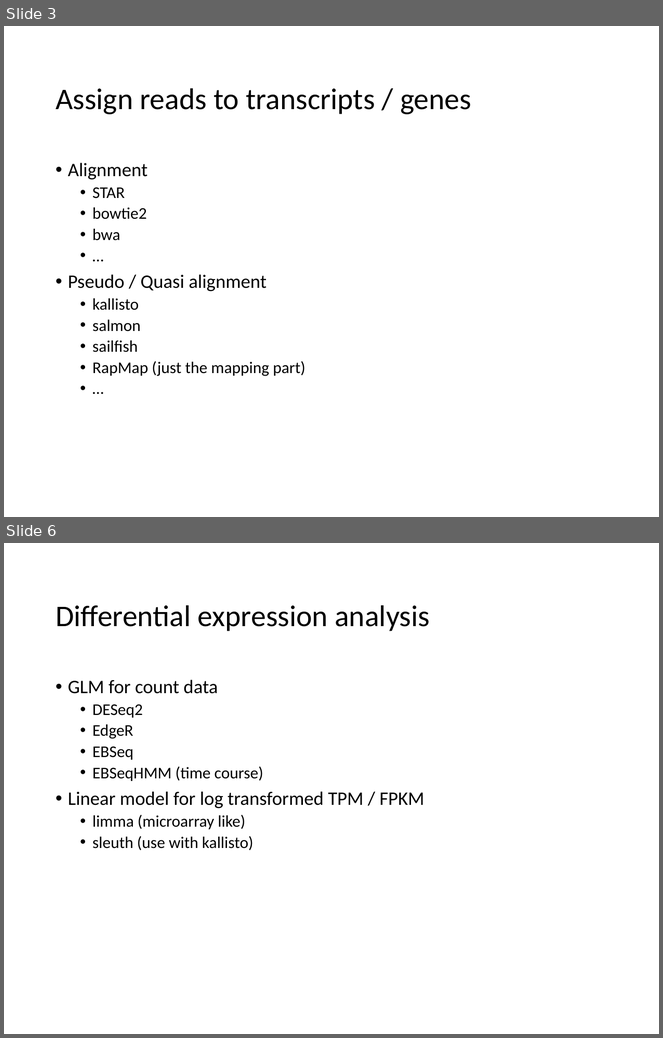
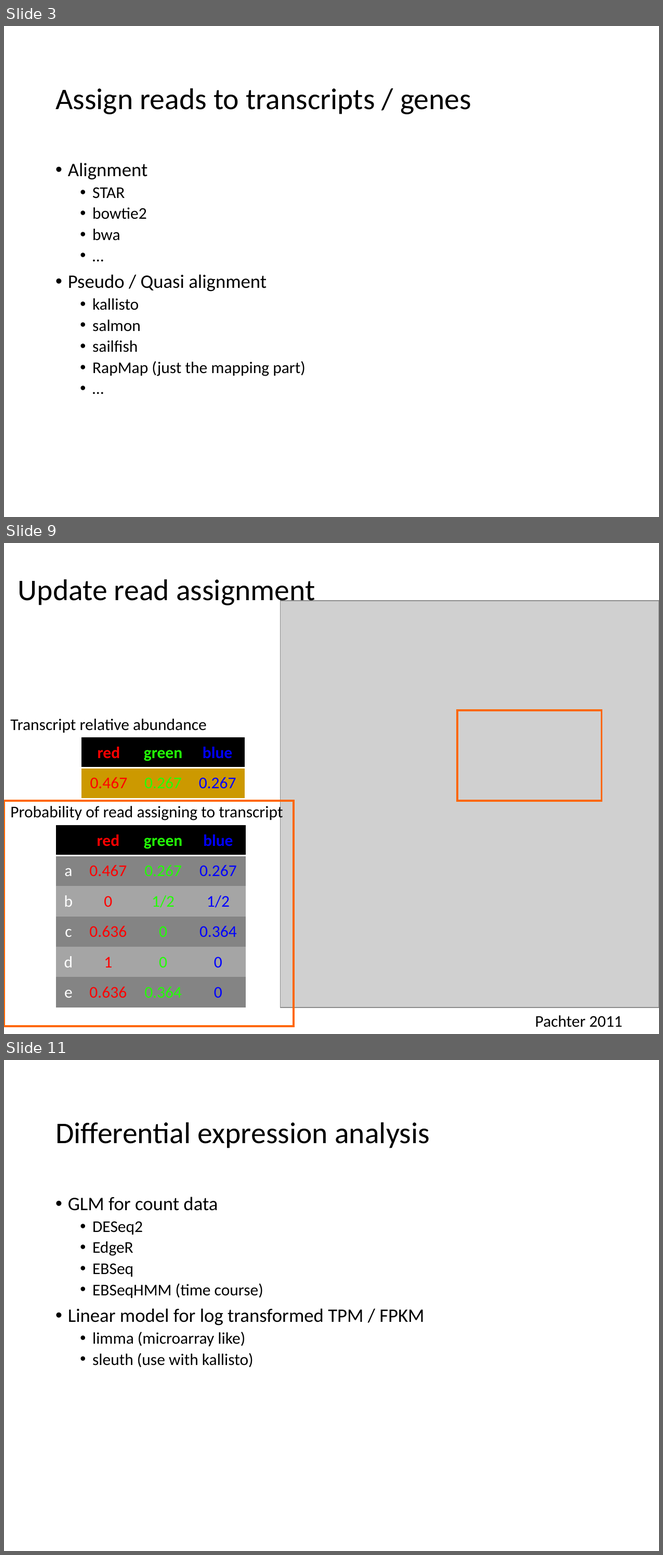
Before and after one commit to Yue-Jiang/achems, a slide deck: rna-seq workshop.pptx. Shown one above the other, each under a label of ours: slides 3 and 6 before the commit, slides 3, 9 and 11 after it; the slides between them are not shown. The pictures are 663x1038 and 663x1555 pixels, drawn with LibreOffice and Linux fonts; fonts in the diff are those of the drawing; grey boxes stand for pictures. Boxes give left, top, right and bottom in pixels: in the first picture for what was removed or moved away, otherwise in the second. Text is boxed around its words. In the diff, an @@ line names an element or a change of style, - is before the commit and + after.

```diff
--- a/rna-seq workshop.pptx
+++ b/rna-seq workshop.pptx
@@ slide 9 added at [4,543,659,1034], background #FFFFFF @@
@@ title added at [18,579,315,607], 33 pt, text #000000 @@
+Update read assignment
@@ picture added at [281,601,659,1008] @@
@@ rectangle added at [457,710,602,800], outline #FF6600 2.25 pt @@
@@ text added at [10,719,207,733], 18 pt, text #000000 @@
+Transcript relative abundance
@@ table added at [81,737,244,798], 2 rows, 3 columns @@
+red | green | blue
+0.467 | 0.267 | 0.267
@@ rectangle added at [4,801,294,1027], outline #FF6600 2.25 pt @@
@@ text added at [10,804,283,821], 18 pt, text #000000 @@
+Probability of read assigning to transcript
@@ table added at [57,825,246,1007], 6 rows, 4 columns @@
+ | red | green | blue
+a | 0.467 | 0.267 | 0.267
+b | 0 | 1/2 | 1/2
+c | 0.636 | 0 | 0.364
+d | 1 | 0 | 0
+e | 0.636 | 0.364 | 0
@@ text added at [535,1016,623,1028], 18 pt, text #000000 @@
+Pachter 2011
@@ what was slide 6 is now slide 11 @@
```
Also in this commit, not shown: 5 slides changed, 5 other slides added.
